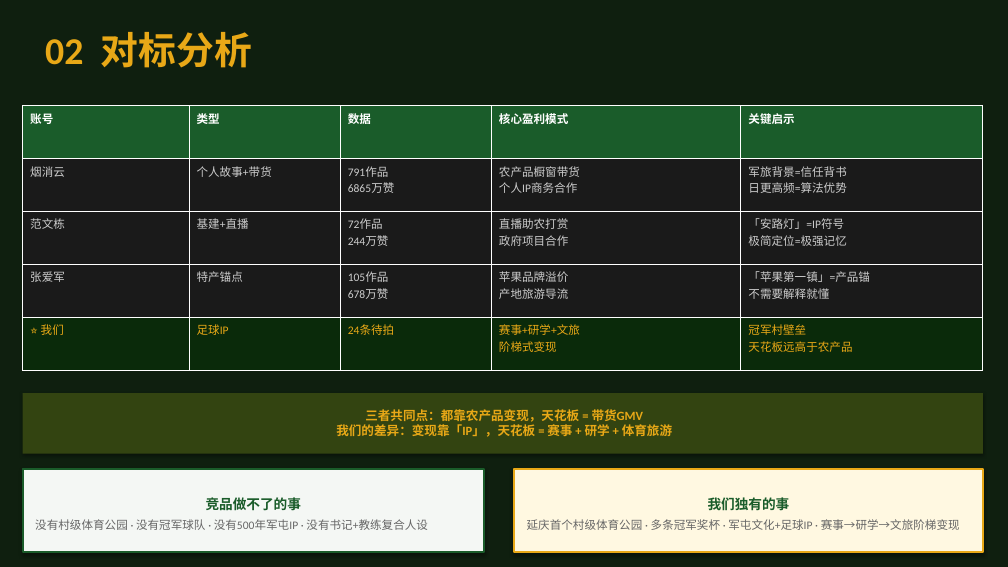
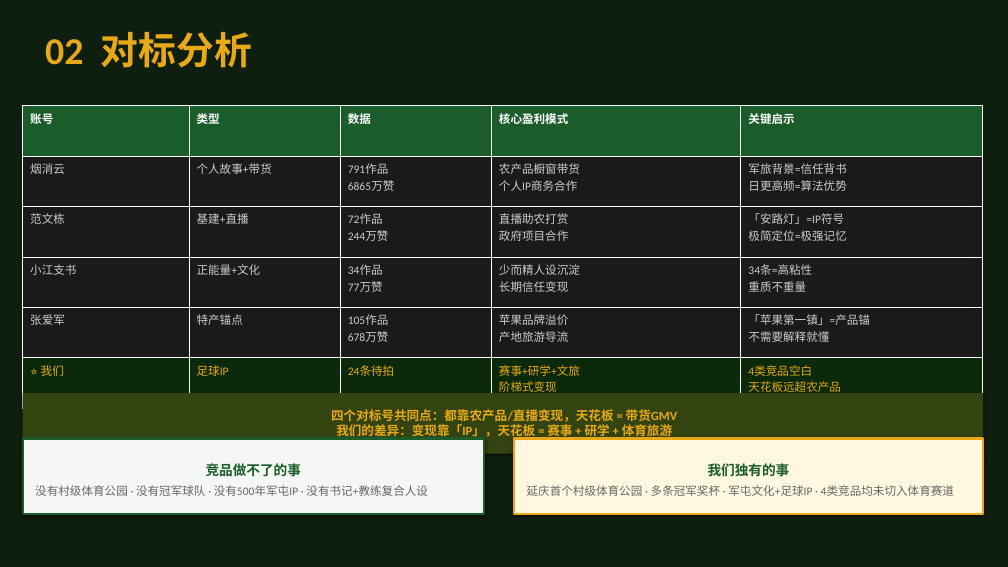
Before and after one commit to 975801846-star/workspace-outputs, a slide deck: slide 5 of tunjunying/plan_v2.pptx. Drawn at 1008x567 pixels with LibreOffice and Linux fonts; fonts in the diff are those of the drawing. Boxes give left, top, right and bottom in pixels: in the first picture for what was removed or moved away, otherwise in the second. Text is boxed around its words. In the diff, an @@ line names an element or a change of style, - is before the commit and + after.

Commit message:
fix: 对标分析补充小江支书（第4个对标账号，少而精模式）

```diff
--- a/tunjunying/plan_v2.pptx
+++ b/tunjunying/plan_v2.pptx
@@ table at (23, 106, 983, 408) @@
+row 4: 小江支书 | 正能量+文化 | 34作品 77万赞 | 少而精人设沉淀 长期信任变现 | 34条=高粘性 重质不重量
-row 6, column 5: 冠军村壁垒 天花板远高于农产品
+row 6, column 5: 4类竞品空白 天花板远超农产品
@@ text in rectangle at (331, 409, 678, 439): text changed @@
-三者共同点：都靠农产品变现，天花板 = 带货GMV
-我们的差异：变现靠「IP」，天花板 = 赛事 + 研学 + 体育旅游
+四个对标号共同点：都靠农产品/直播变现，天花板 = 带货GMV
+我们的差异：变现靠「IP」，天花板 = 赛事 + 研学 + 体育旅游
@@ rectangle "竞品做不了的事": place and size @@
-rectangle "竞品做不了的事" at (23, 469, 484, 552)
+rectangle "竞品做不了的事" at (23, 439, 484, 514)
@@ rectangle "我们独有的事": place and size @@
-rectangle "我们独有的事" at (514, 469, 983, 552)
+rectangle "我们独有的事" at (514, 439, 983, 514)
@@ text in rectangle at (527, 485, 954, 496): text changed @@
-延庆首个村级体育公园 · 多条冠军奖杯 · 军屯文化+足球IP · 赛事→研学→文旅阶梯变现
+延庆首个村级体育公园 · 多条冠军奖杯 · 军屯文化+足球IP · 4类竞品均未切入体育赛道
```
Also in this commit, not shown: 1 other slide changed, 1 other file.
